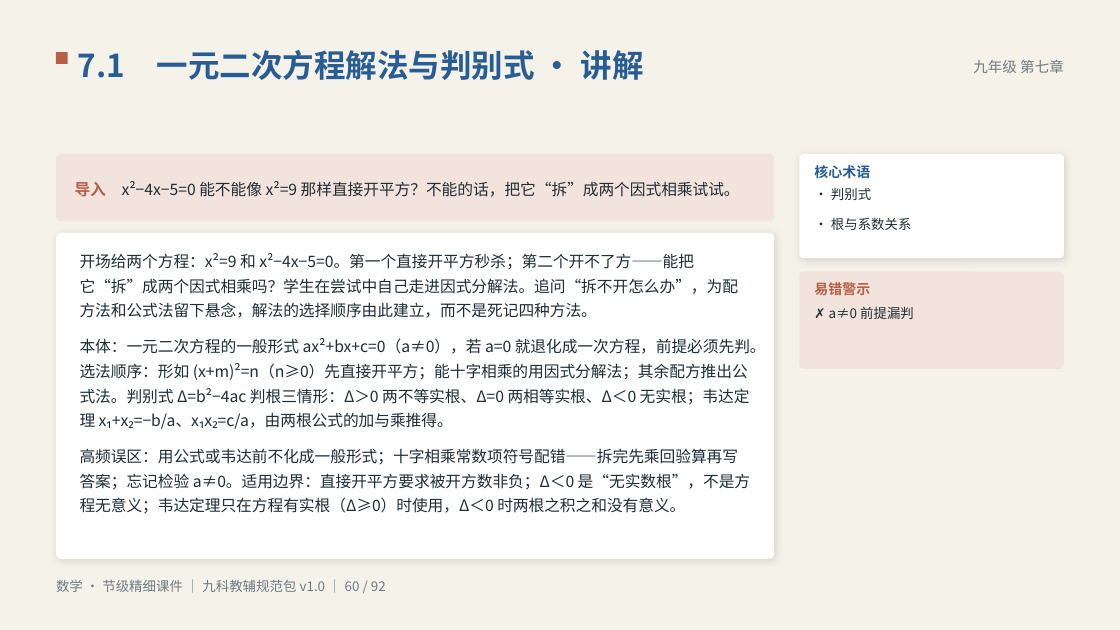
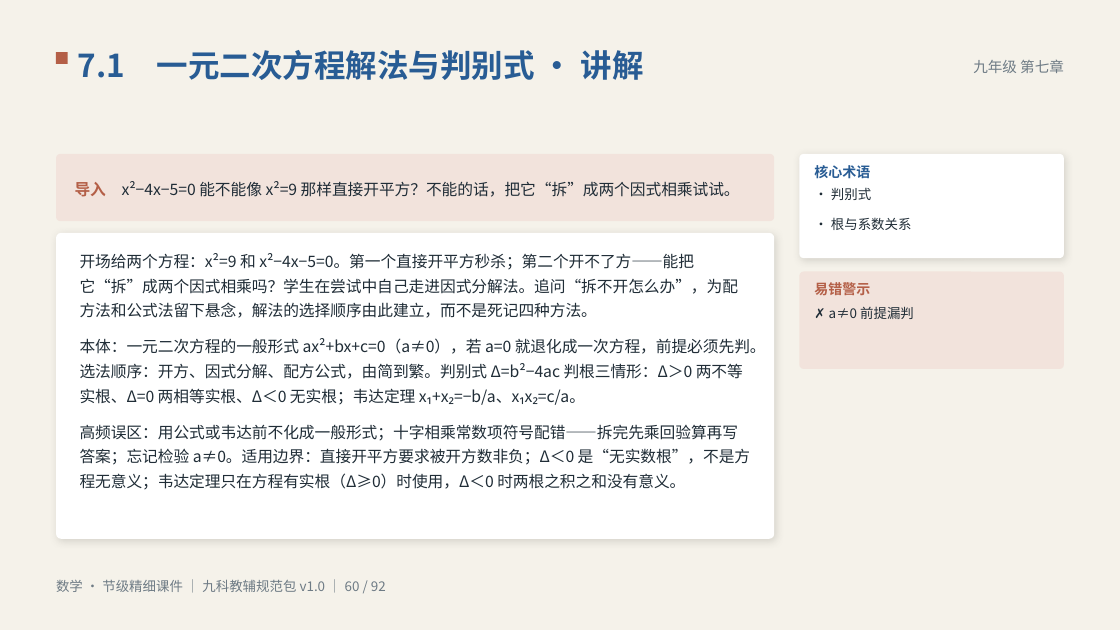
Before and after one commit to vimalinx/jiajiao-courseware, a slide deck: slide 60 of pptx/数学·节级精细讲解课件.pptx. Drawn at 1120x630 pixels with LibreOffice and Linux fonts; fonts in the diff are those of the drawing. Boxes give left, top, right and bottom in pixels: in the first picture for what was removed or moved away, otherwise in the second. Text is boxed around its words. In the diff, an @@ line names an element or a change of style, - is before the commit and + after.

```diff
--- a/pptx/数学·节级精细讲解课件.pptx
+++ b/pptx/数学·节级精细讲解课件.pptx
@@ rounded rectangle: place and size @@
-rounded rectangle at [56, 233, 775, 559]
+rounded rectangle at [56, 233, 775, 539]
@@ rounded rectangle at [56, 233, 775, 539]: proportions changed @@
@@ text at [80, 338, 766, 405]: text changed @@
-本体：一元二次方程的一般形式 ax²+bx+c=0（a≠0），若 a=0 就退化成一次方程，前提必须先判。选法顺序：形如 (x+m)²=n（n≥0）先直接开平方；能十字相乘的用因式分解法；其余配方推出公式法。判别式 Δ=b²−4ac 判根三情形：Δ＞0 两不等实根、Δ=0 两相等实根、Δ＜0 无实根；韦达定理 x₁+x₂=−b/a、x₁x₂=c/a，由两根公式的加与乘推得。
+本体：一元二次方程的一般形式 ax²+bx+c=0（a≠0），若 a=0 就退化成一次方程，前提必须先判。选法顺序：开方、因式分解、配方公式，由简到繁。判别式 Δ=b²−4ac 判根三情形：Δ＞0 两不等实根、Δ=0 两相等实根、Δ＜0 无实根；韦达定理 x₁+x₂=−b/a、x₁x₂=c/a。
```
Also in this commit, not shown: 7 other slides changed, 30 other files.
